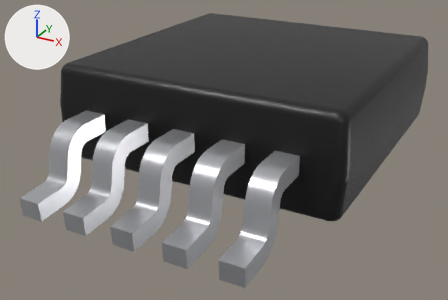
A saved change to the Blender file blender-models/msop-10-w3mm/MSOP-10_W3mm.blend.
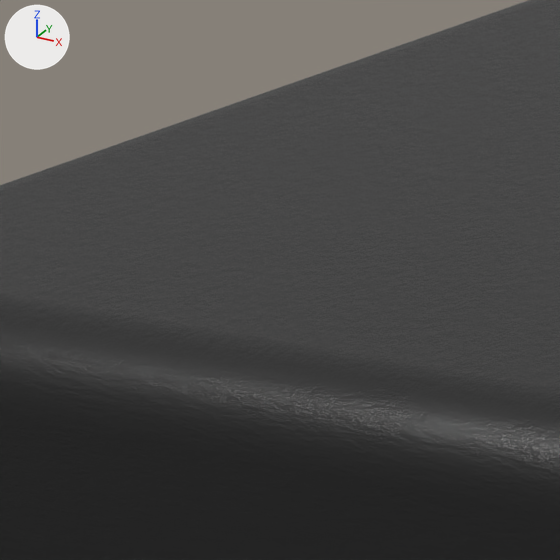
There are two pictures of each version: one whole from a 50 mm camera at (2.79, -5.83, 2.67) aimed at (-0.21, -0.38, -0.06), one close up on the part from 20% to 33% of the width and 12% to 31% of the height. The axes (+X, +Y, +Z) are drawn at upper left. The lights are the same throughout.

Objects in the first close-up: 'SHAPE_9_IndexedFaceSet'.
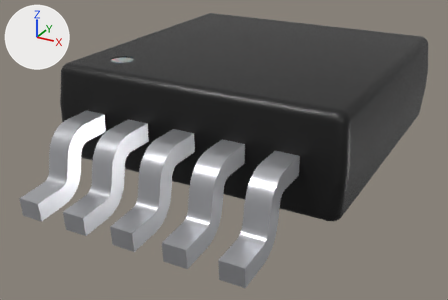
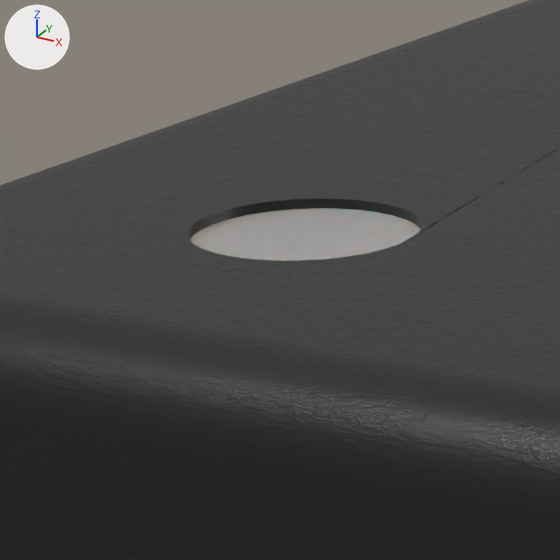
Diff of the bpy script that builds the scene:
```diff
--- a/blender-models/msop-10-w3mm/MSOP-10_W3mm.blend.py
+++ b/blender-models/msop-10-w3mm/MSOP-10_W3mm.blend.py
@@ mat_white_markings @@
+mat_white_markings = bpy.data.materials.new('white_markings')
+# nodes: BsdfPrincipled, Bump, Mapping, Mix, OutputMaterial, TexCoord, TexNoise, ValToRGB
+# colours: grey #8b8b8b, light grey #d0d0d0, grey #898989
@@ me_shape_9_indexedfaceset @@
 # used by ob_shape_9_indexedfaceset; location = (0.0, 0.0, 0.0); rotation_euler = (1.571, 0.0, 0.0), in degrees (90, 0, 0); scale = (2.54, 2.54, 2.54)
-me_shape_9_indexedfaceset.from_pydata(...)  # 966 vertices, 1852 faces; spans x -0.59..0.59, y -0.04..0.4, z -0.97..0.97
+me_shape_9_indexedfaceset.from_pydata(...)  # 1032 vertices, 1030 faces; spans x -0.59..0.59, y -0.04..0.4, z -0.97..0.97
+# me_shape_9_indexedfaceset part 1: 66 vertices added at x -0.44..-0.35, y 0.39..0.4, z 0.36..0.46
 me_shape_9_indexedfaceset.materials.append(mat_plastic_chip)
 me_shape_9_indexedfaceset.materials.append(mat_metal_pins)
+me_shape_9_indexedfaceset.materials.append(mat_white_markings)
```

Boxes [x1, y1, x2, y2] around the edits, measured in the close-ups (560 x 560 px):
part 1 of me_shape_9_indexedfaceset, added
    after: [0, 0, 560, 387]
